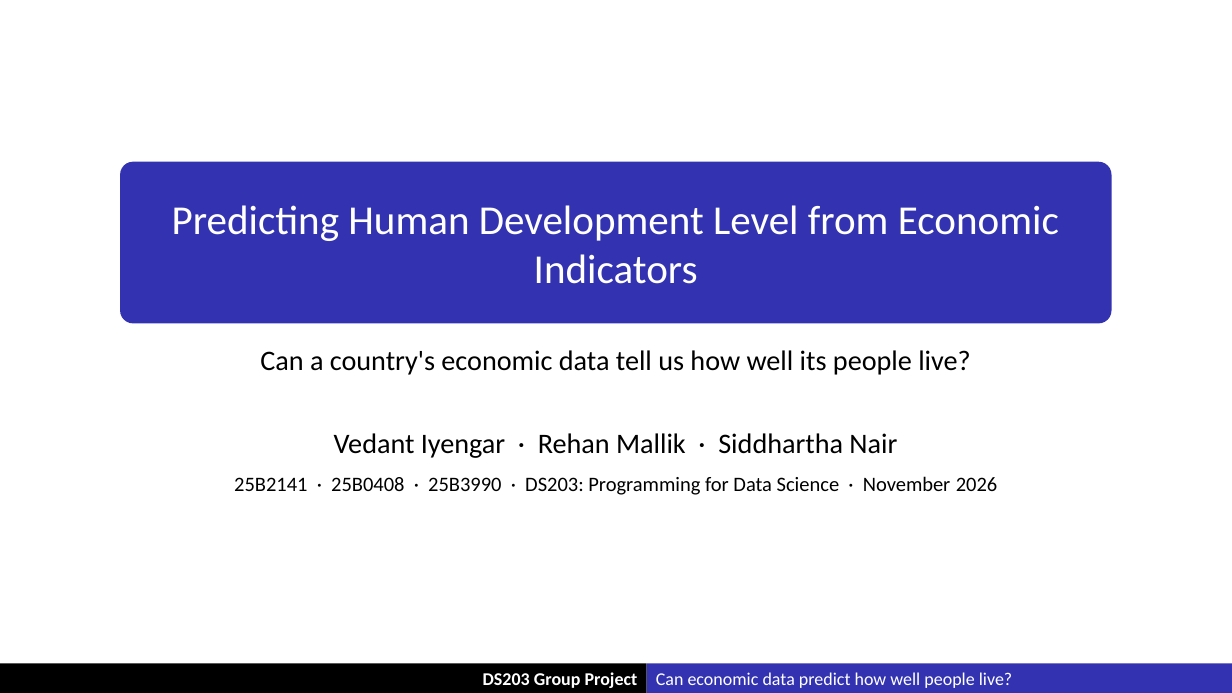
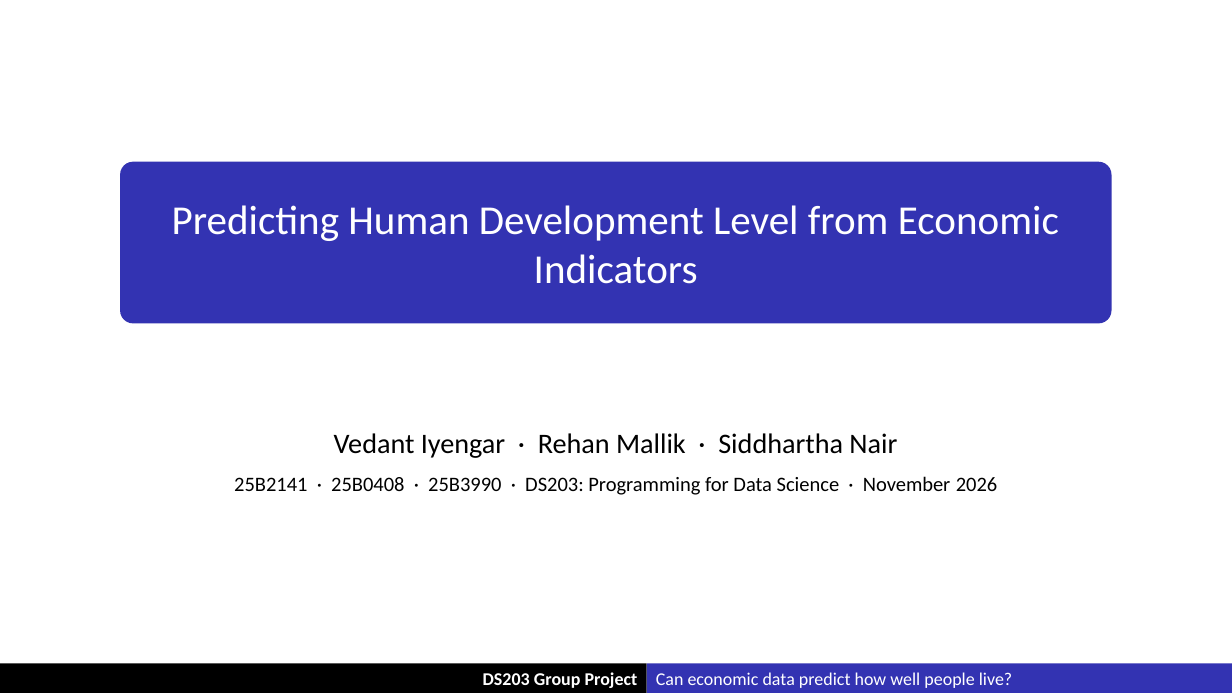
Before and after one commit to Soemon007/DS203_GroupProject, a slide deck: slide 1 of deliverables/DS203_Slides.pptx. Drawn at 1232x693 pixels with LibreOffice and Linux fonts; fonts in the diff are those of the drawing. Boxes give left, top, right and bottom in pixels: in the first picture for what was removed or moved away, otherwise in the second. Text is boxed around its words. In the diff, an @@ line names an element or a change of style, - is before the commit and + after.

```diff
--- a/deliverables/DS203_Slides.pptx
+++ b/deliverables/DS203_Slides.pptx
@@ text removed at box(260, 350, 970, 375) @@
-Can a country's economic data tell us how well its people live?
```
Also in this commit, not shown: 19 other slides changed, 1 slide added.
